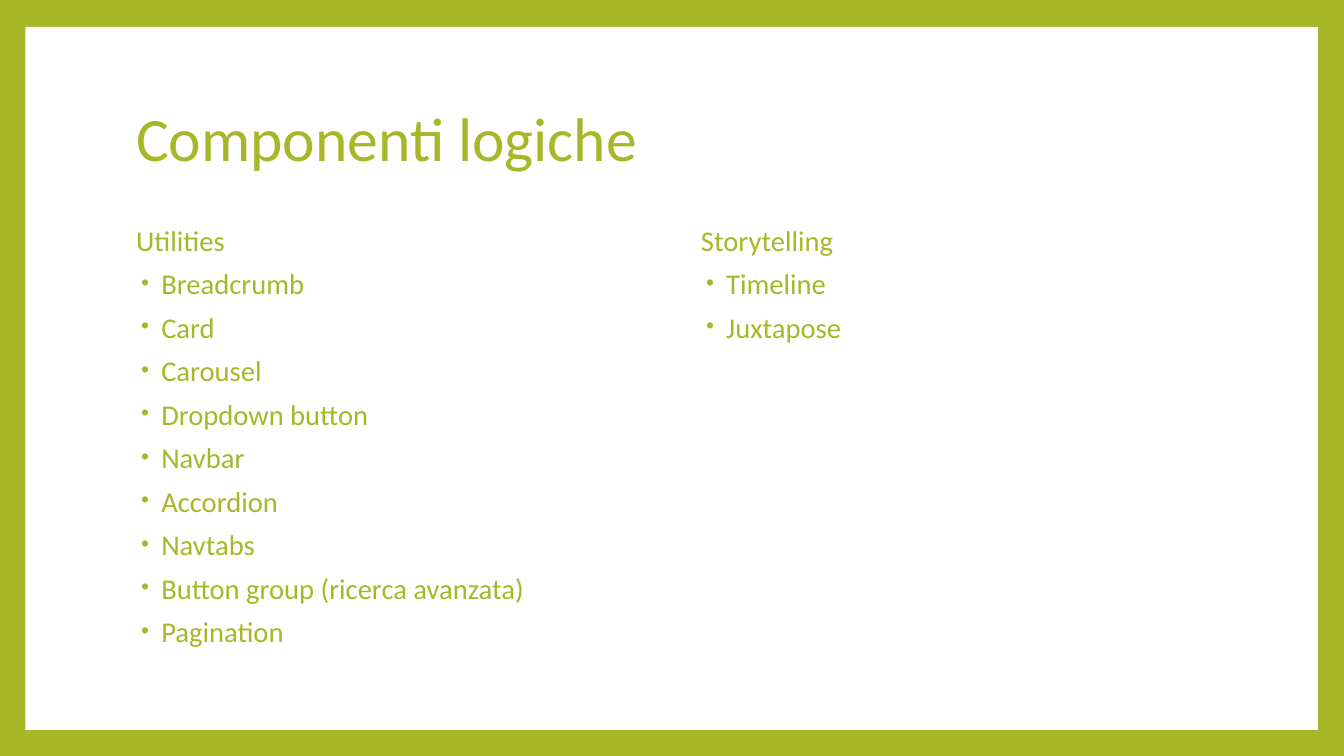
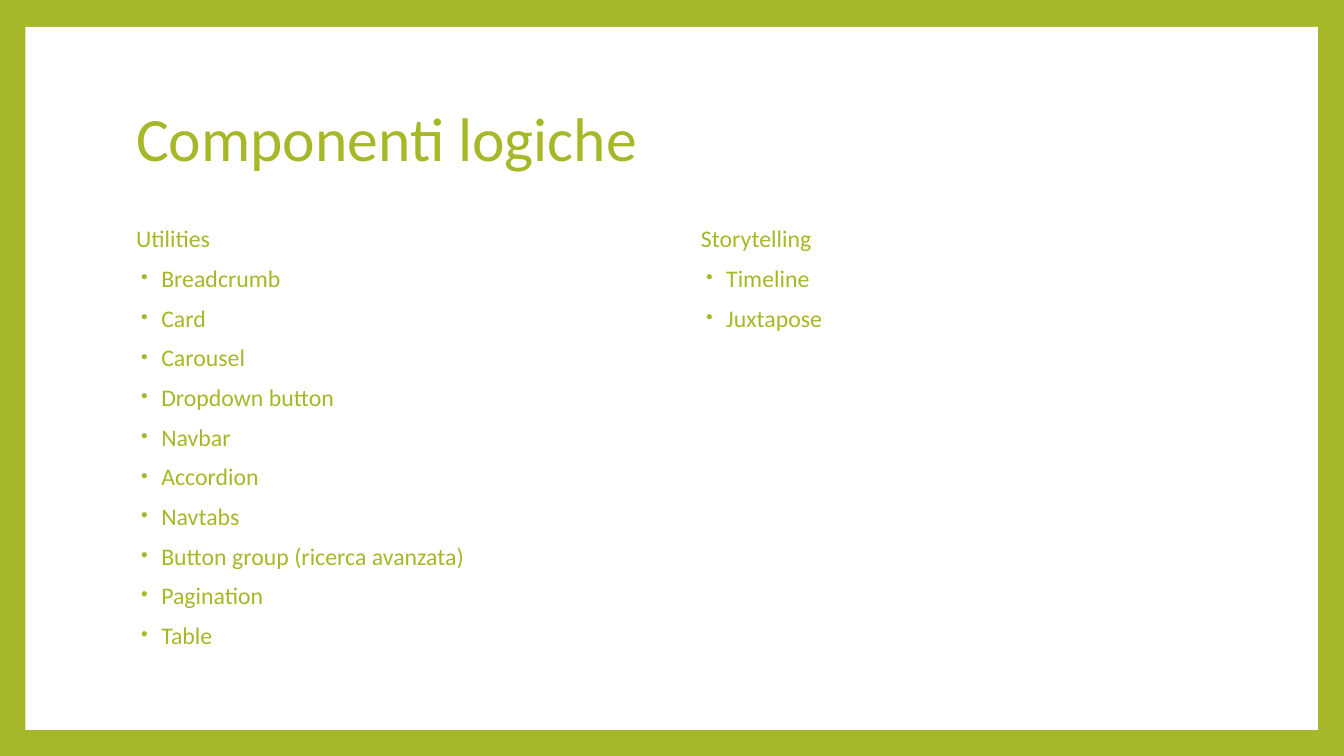
Before and after one commit to chiaradeguio/progetto-dhch, a slide deck: slide 3 of GrandeGuerraPrealpiVicentine.pptx. Drawn at 1344x756 pixels with LibreOffice and Linux fonts; fonts in the diff are those of the drawing. Boxes give left, top, right and bottom in pixels: in the first picture for what was removed or moved away, otherwise in the second. Text is boxed around its words. In the diff, an @@ line names an element or a change of style, - is before the commit and + after.

```diff
--- a/GrandeGuerraPrealpiVicentine.pptx
+++ b/GrandeGuerraPrealpiVicentine.pptx
@@ text at (x1=136, y1=230, x2=464, y2=608): size 20.4 to 17.1 pt @@
@@ text "Storytelling" at (x1=701, y1=230, x2=822, y2=331): size 20.4 to 17.1 pt @@
@@ text at (x1=161, y1=627, x2=212, y2=644): paragraph added @@
+• Table
```
Also in this commit, not shown: 1 other slide changed.
